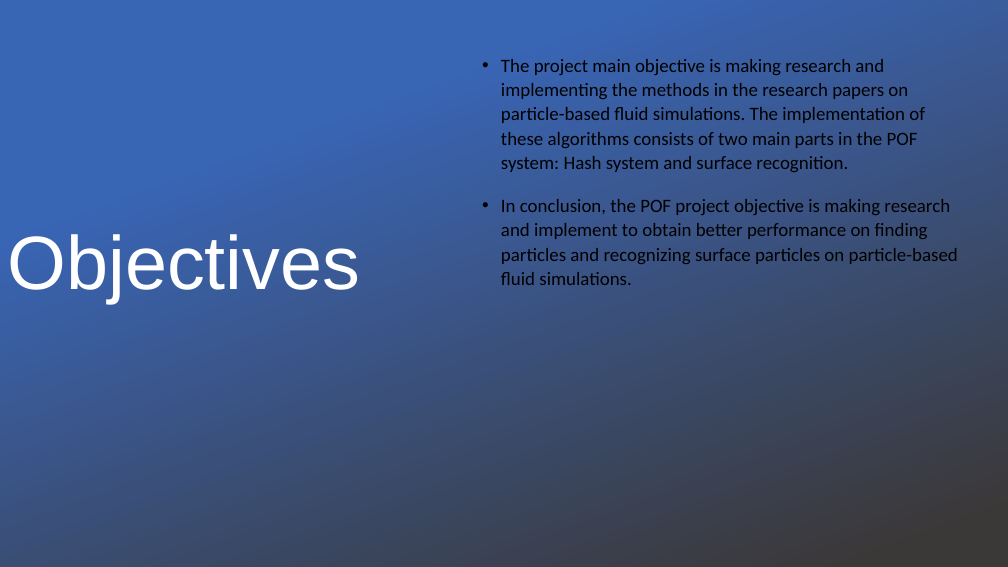
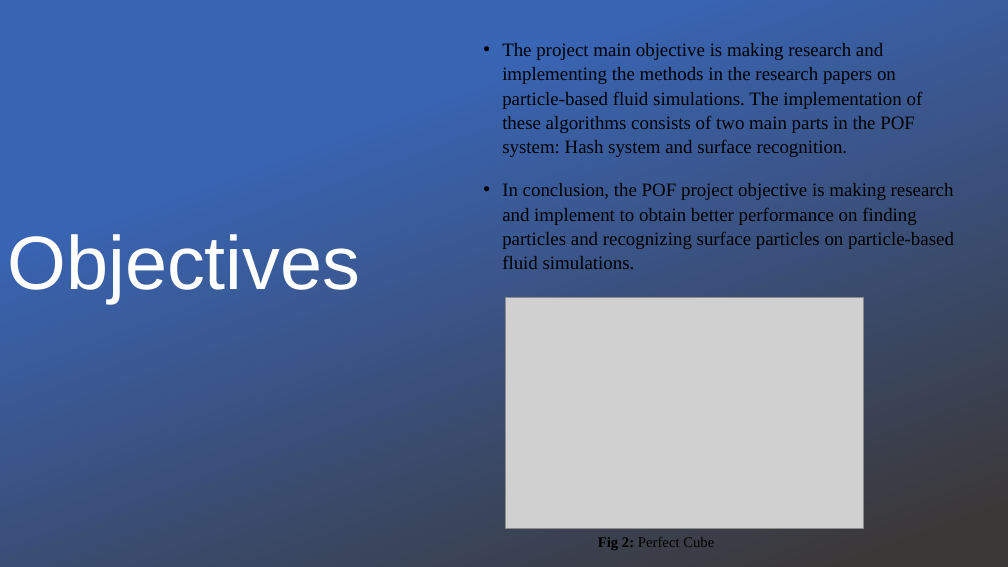
Before and after one commit to BudakBaran/POF, a slide deck: slide 4 of Docs/Documents/Slide/New version/POFslide v1.pptx. Drawn at 1008x567 pixels with LibreOffice and Linux fonts; fonts in the diff are those of the drawing; grey boxes stand for pictures; background and template pictures are left out. Boxes give left, top, right and bottom in pixels: in the first picture for what was removed or moved away, otherwise in the second. Text is boxed around its words. In the diff, an @@ line names an element or a change of style, - is before the commit and + after.

```diff
--- a/Docs/Documents/Slide/New version/POFslide v1.pptx
+++ b/Docs/Documents/Slide/New version/POFslide v1.pptx
@@ text "The project main objective is ...": place and size @@
-text "The project main objective is ..." at [501,59,958,285]
+text "The project main objective is ..." at [502,43,954,269]
@@ text "The project main objective is ..." at [502,43,954,269]: font Calibri to Times New Roman @@
@@ picture added at [505,298,864,529] @@
@@ text added at [598,537,714,550], 14 pt, text #000000 @@
+Fig 2: Perfect Cube
```
Also in this commit, not shown: 7 other slides changed, 1 slide added, 17 other files.
